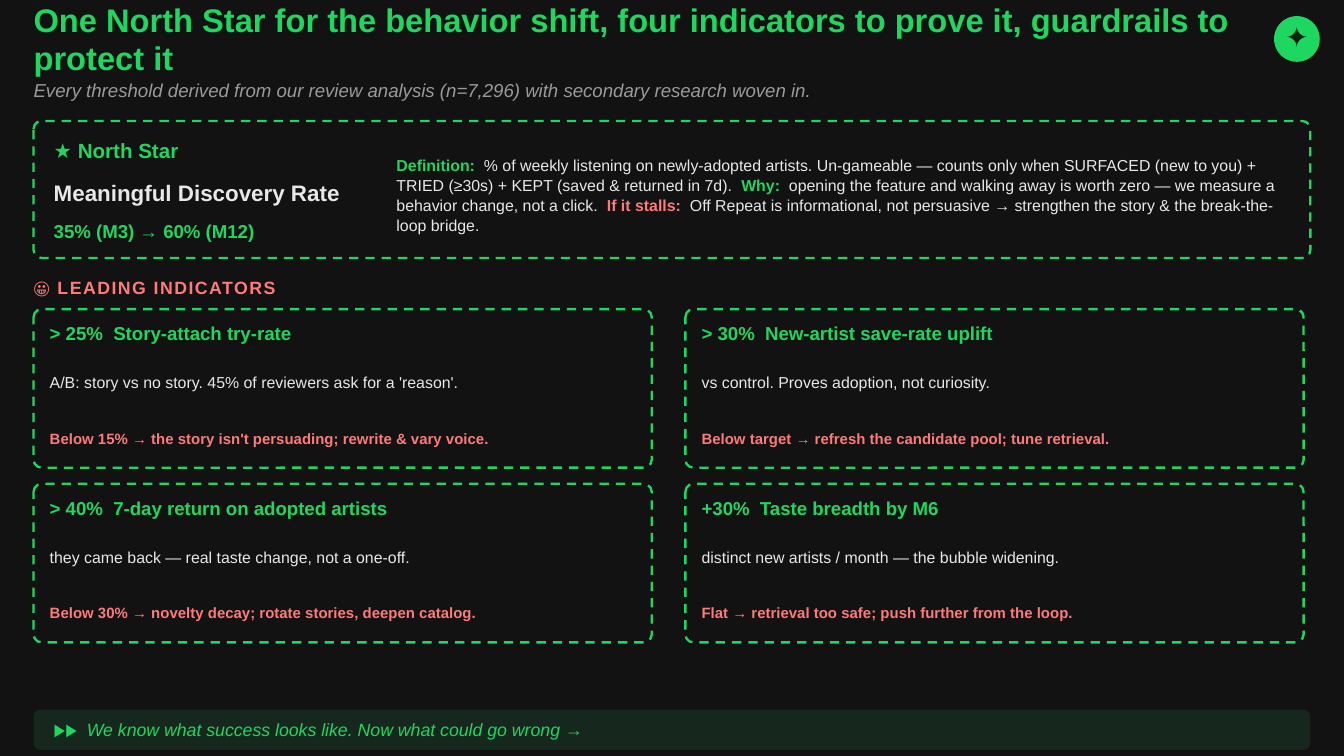
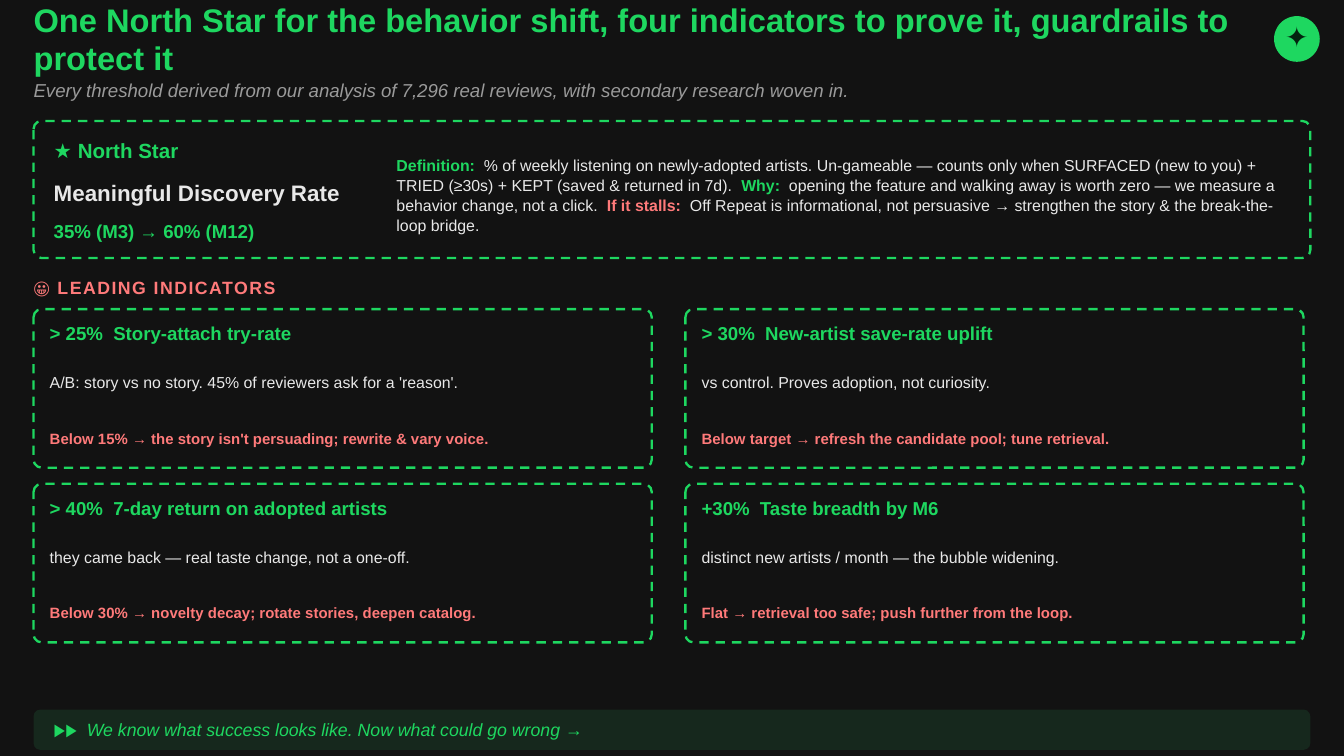
Before and after one commit to nityagupta25/spotify-discovery-engine, a slide deck: slide 9 of Off_Repeat_Deck_TopFellow.pptx. Drawn at 1344x756 pixels with LibreOffice and Linux fonts; fonts in the diff are those of the drawing. Boxes give left, top, right and bottom in pixels: in the first picture for what was removed or moved away, otherwise in the second. Text is boxed around its words. In the diff, an @@ line names an element or a change of style, - is before the commit and + after.

```diff
--- a/Off_Repeat_Deck_TopFellow.pptx
+++ b/Off_Repeat_Deck_TopFellow.pptx
@@ text at (34,83,849,101): text changed @@
-Every threshold derived from our review analysis (n=7,296) with secondary research woven in.
+Every threshold derived from our analysis of 7,296 real reviews, with secondary research woven in.
```
Also in this commit, not shown: 2 other slides changed, 2 other files.
